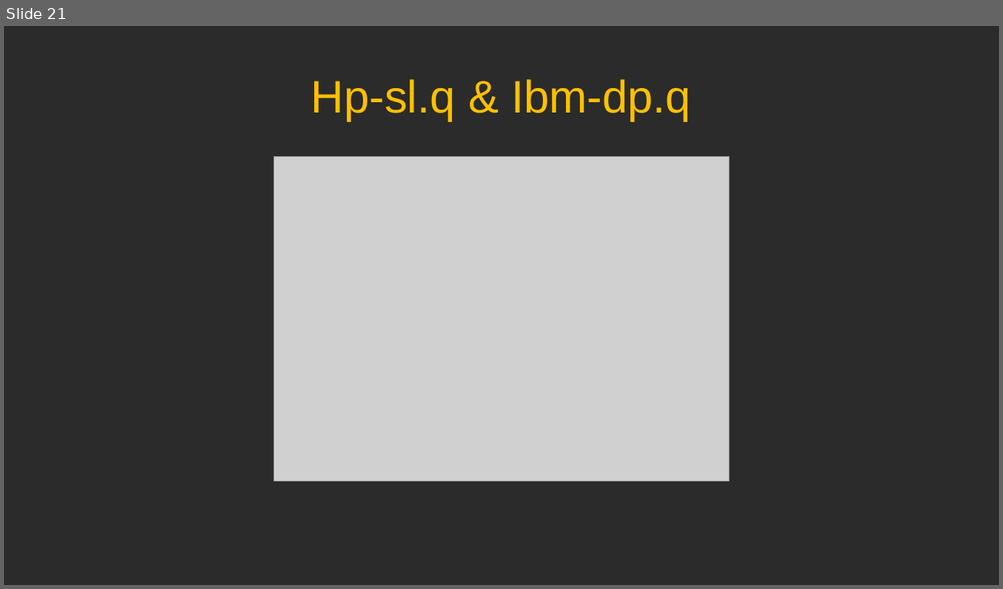
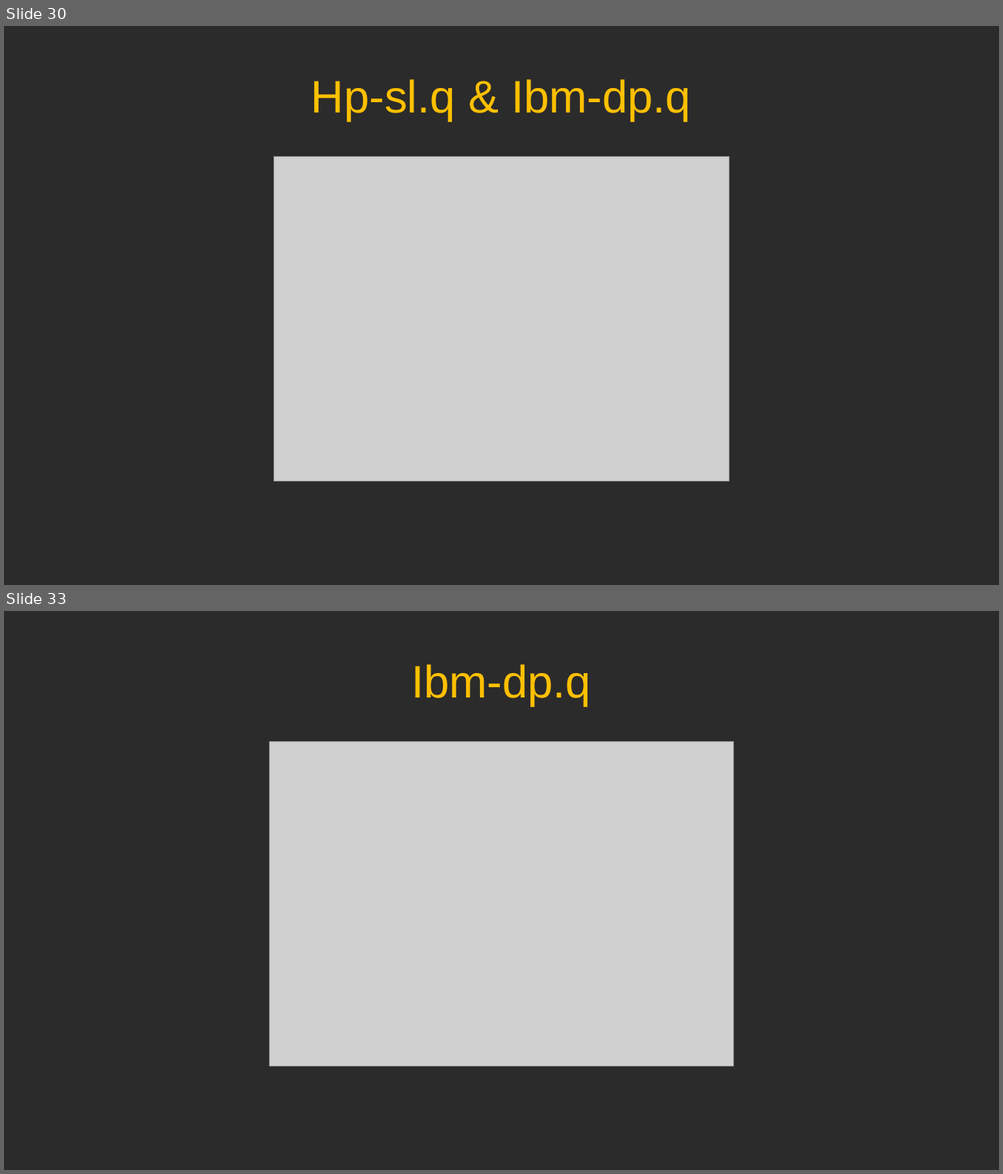
Before and after one commit to Theodor291/eeyore-team-, a slide deck: Cholesky.pptx. Shown one above the other, each under a label of ours: slide 21 before the commit, slides 30 and 33 after it; the slides between them are not shown. The pictures are 1003x589 and 1003x1174 pixels, drawn with LibreOffice and Linux fonts; fonts in the diff are those of the drawing; grey boxes stand for pictures; background and template pictures are left out; a plain dark background stands for a picture behind light text. Boxes give left, top, right and bottom in pixels: in the first picture for what was removed or moved away, otherwise in the second. Text is boxed around its words. In the diff, an @@ line names an element or a change of style, - is before the commit and + after.

```diff
--- a/Cholesky.pptx
+++ b/Cholesky.pptx
@@ slide 33 added at box(4, 611, 999, 1170), background picture (left out) @@
@@ title added at box(411, 664, 591, 706), 44 pt, text #FFC000 @@
+Ibm-dp.q
@@ picture added at box(270, 742, 734, 1067) @@
@@ what was slide 21 is now slide 30 @@
```
Also in this commit, not shown: 3 slides changed, 12 other slides added.
